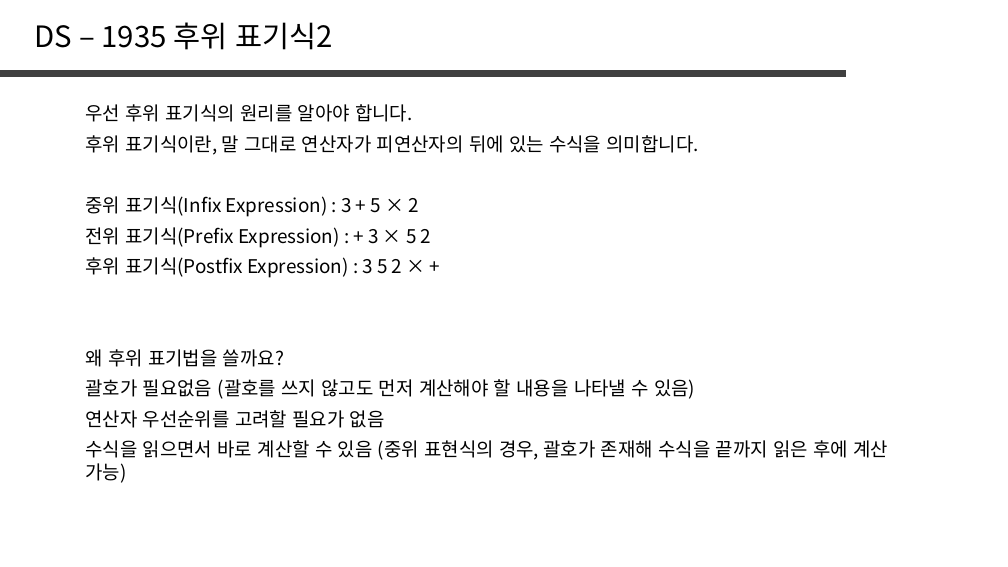
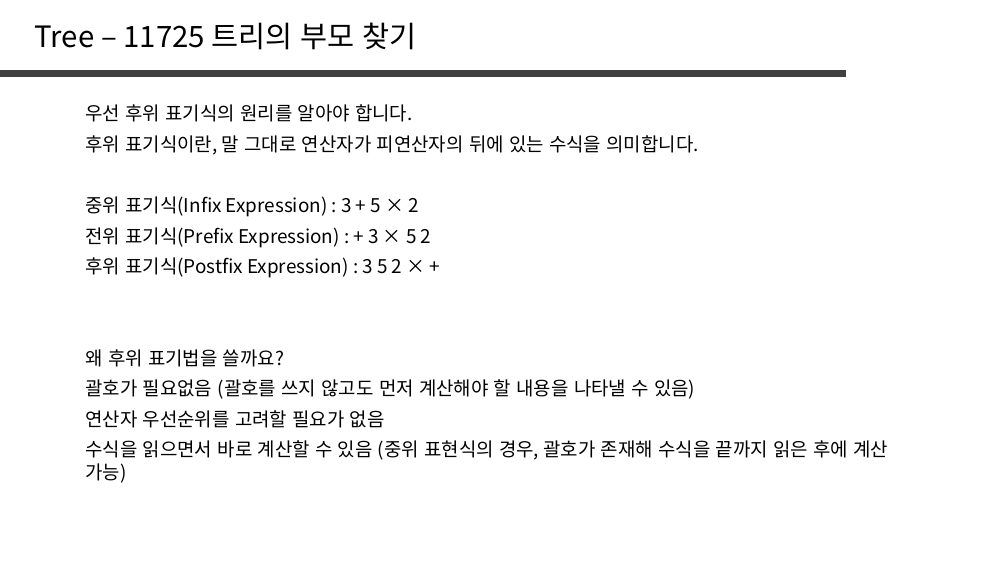
Before and after one commit to jaehoo1/PS-study, a slide deck: slide 18 of study/8_Tree, Graph.pptx (slide 27 before the commit). Drawn at 1008x567 pixels with LibreOffice and Linux fonts; fonts in the diff are those of the drawing. Boxes give left, top, right and bottom in pixels: in the first picture for what was removed or moved away, otherwise in the second. Text is boxed around its words. In the diff, an @@ line names an element or a change of style, - is before the commit and + after.

```diff
--- a/study/8_Tree, Graph.pptx
+++ b/study/8_Tree, Graph.pptx
@@ text removed at bbox=[35, 22, 332, 50] @@
-DS – 1935 후위 표기식2
@@ text added at bbox=[35, 22, 417, 50], 28 pt, text #000000 @@
+Tree – 11725 트리의 부모 찾기
```
Also in this commit, not shown: 6 other slides changed, 14 slides added, 24 slides removed.
